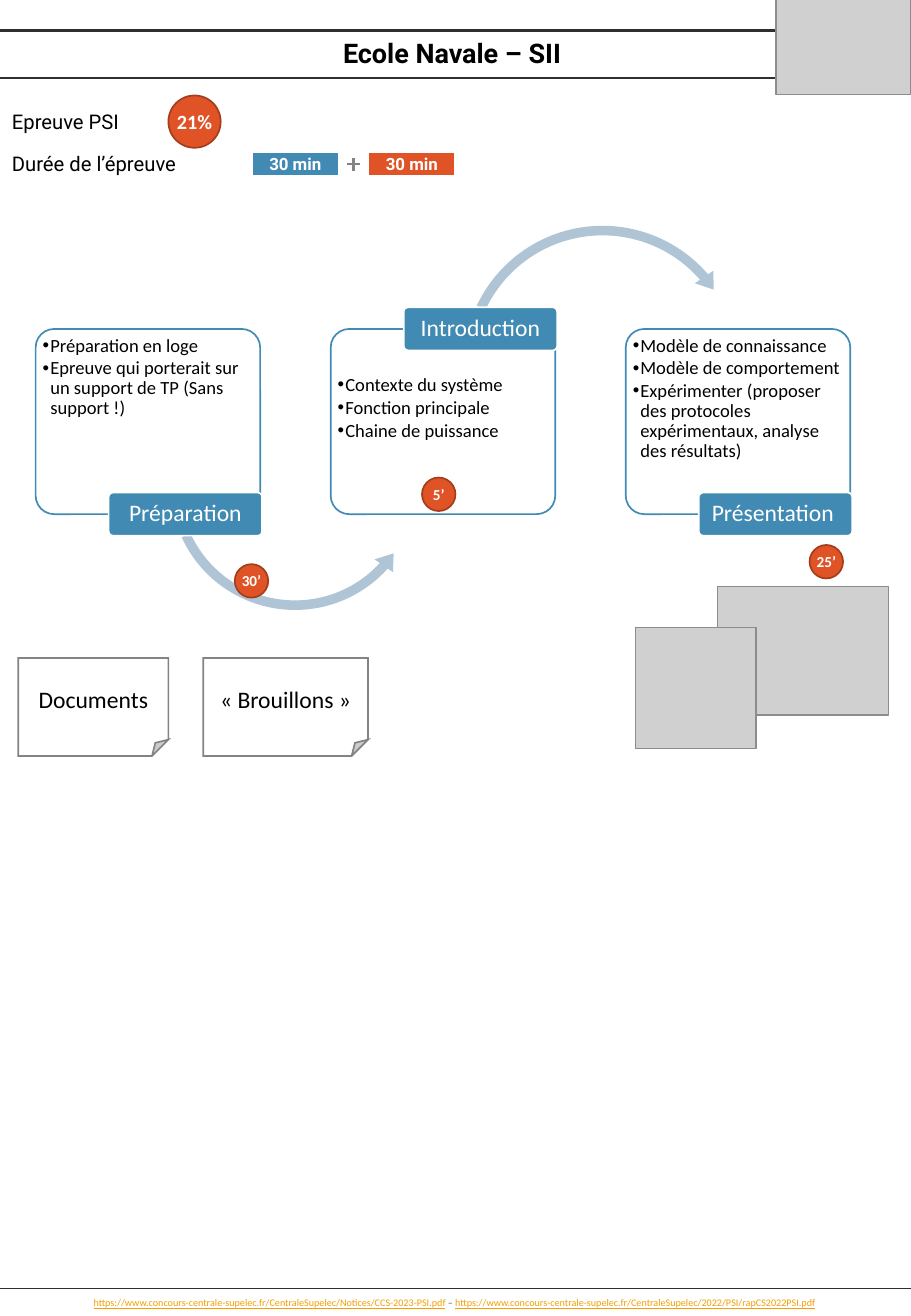
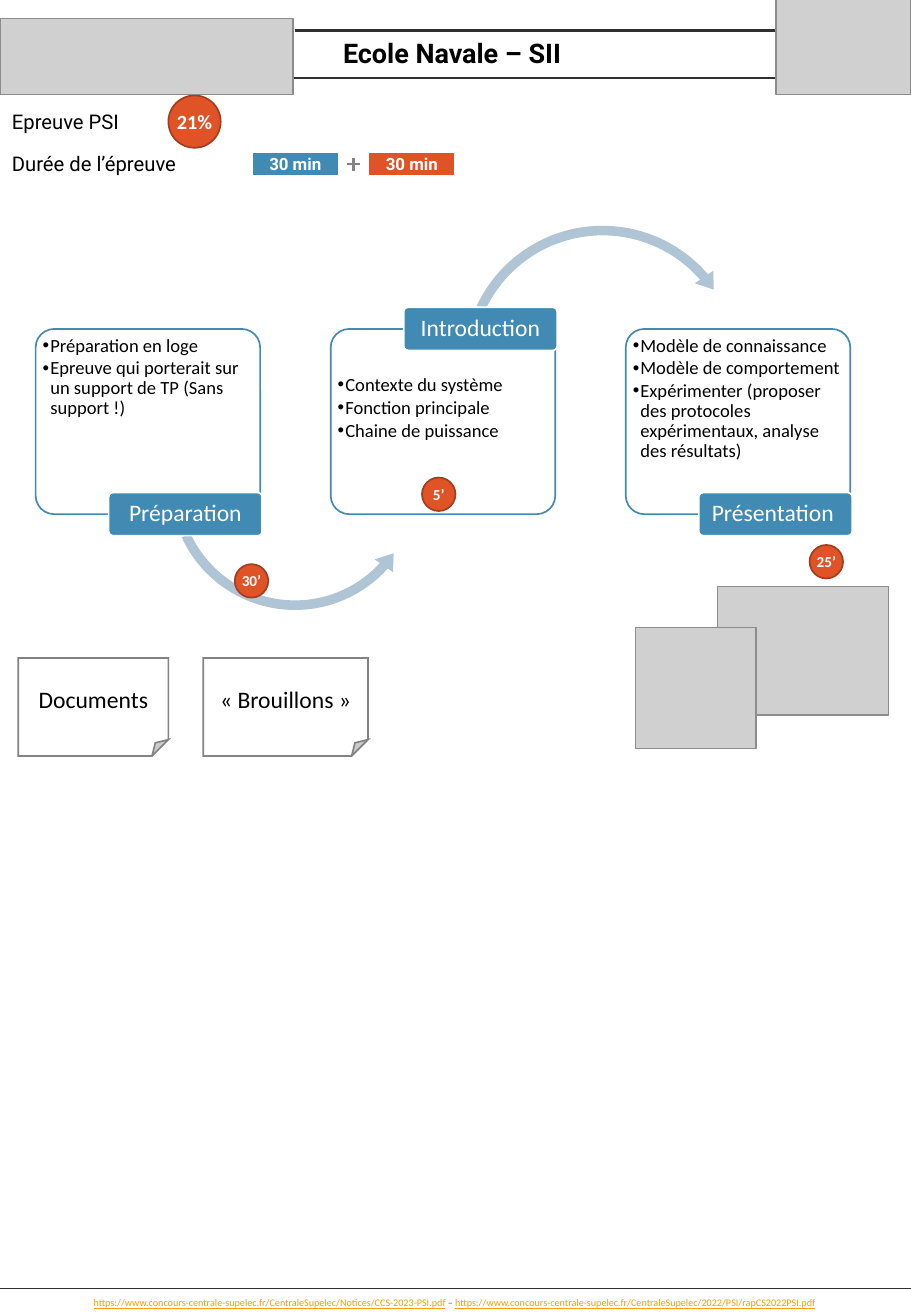
Before and after one commit to xpessoles/PSI_Preparation_Oral, a slide deck: slide 5 of Presentations_Epreuves.pptx. Drawn at 911x1316 pixels with LibreOffice and Linux fonts; fonts in the diff are those of the drawing; grey boxes stand for pictures. Boxes give left, top, right and bottom in pixels: in the first picture for what was removed or moved away, otherwise in the second. Text is boxed around its words. In the diff, an @@ line names an element or a change of style, - is before the commit and + after.

```diff
--- a/Presentations_Epreuves.pptx
+++ b/Presentations_Epreuves.pptx
@@ picture added at (0,18,293,95) @@
@@ line moved from (0, 30) - (911, 30) to (295, 30) - (911, 30) @@
@@ line moved from (0, 78) - (911, 78) to (293, 78) - (911, 78) @@
```
Also in this commit, not shown: 1 slide added, 1 other file.
